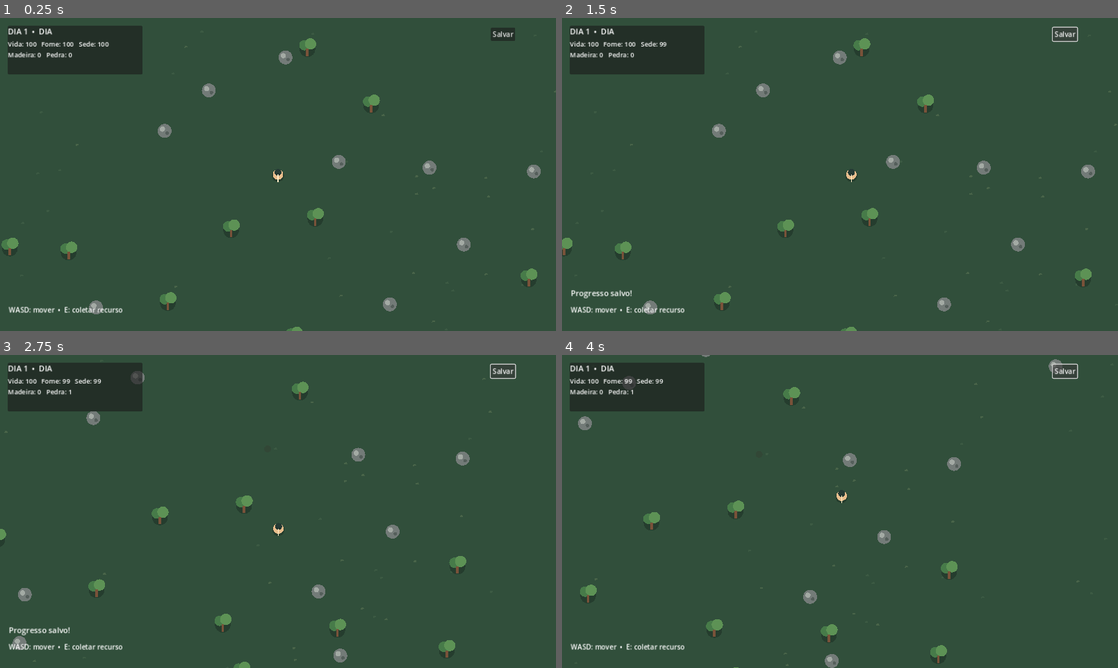
Above: before the commit, frames 1-4 (two rows, left to right).
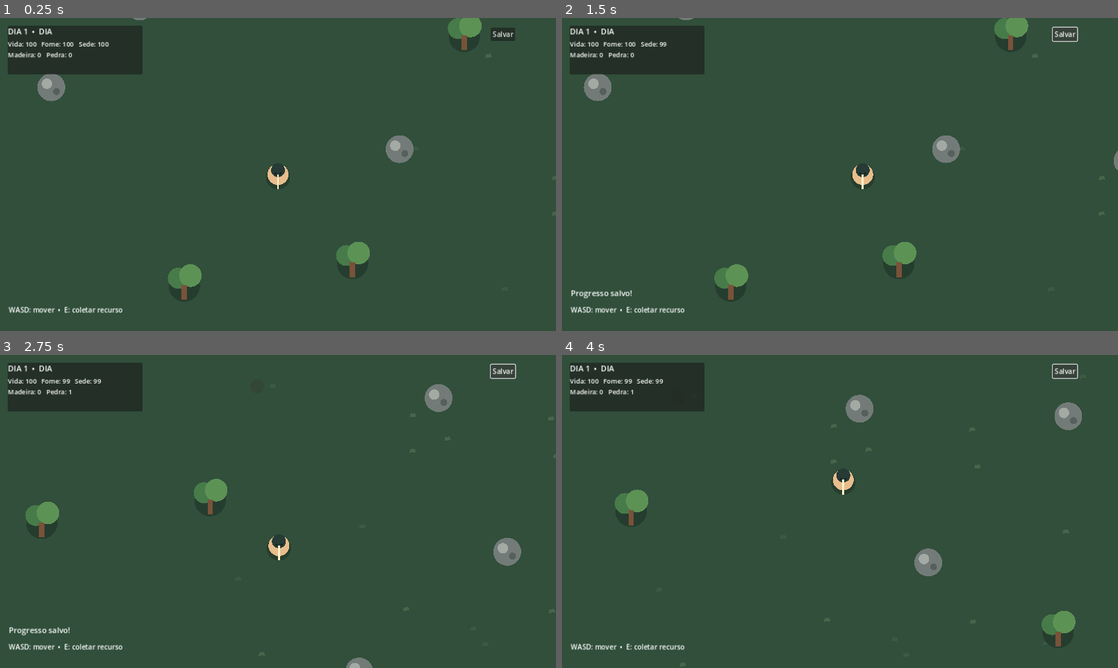
Above: after the commit, the same moments.

Repository: vanessaarcelino13-blip/Jogo-sobreviv-ncia-
Game: Godot game, scene res://scenes/main.tscn
Same seed, same stepped clock (60 frames per second), same inputs: the game is played once before the commit and once after it.
Inputs:
- Up to frame 1 (0.25 s): no input
- Up to frame 2 (1.5 s): click "Salvar" at 0.5 s; tap Enter at 1.25 s; hold D (move_right) from 1.28 s (still down); hold E (interact) from 1.28 s (still down)
- Up to frame 3 (2.75 s): release D (move_right) at 2.03 s; release E (interact) at 2.03 s; hold S (move_down) from 2.03 s (still down); tap E (interact) at 2.1 s
- Up to frame 4 (4 s): release S (move_down) at 2.78 s; hold D (move_right) 2.78-3.53 s; hold E (interact) 2.78-3.53 s; hold W (move_up) from 3.53 s (still down); tap E (interact) at 3.6 s

The runs differ from the first frame. In frame 1, 3.6% of the frame differs, in the area x 0-98%, y 0-100%; in frame 2, 3.6%, in the area x 0-100%, y 0-100%; in frame 3, 3.4%; in frame 4, 3.5%.

Commit message:
Add smooth zoomed player camera with map limits

Diff:
--- a/scenes/player.tscn
+++ b/scenes/player.tscn
@@ -1,6 +1,7 @@
-[gd_scene load_steps=3 format=3]
+[gd_scene load_steps=4 format=3]
 
 [ext_resource type="Script" path="res://scripts/player.gd" id="1"]
+[ext_resource type="Script" path="res://scripts/camera_controller.gd" id="2"]
 
 [sub_resource type="CircleShape2D" id="CircleShape2D_player"]
 radius = 13.0
@@ -12,3 +13,13 @@
 
 [node name="CollisionShape2D" type="CollisionShape2D" parent="."]
 shape = SubResource("CircleShape2D_player")
+
+[node name="Camera2D" type="Camera2D" parent="."]
+position_smoothing_enabled = true
+position_smoothing_speed = 5.0
+zoom = Vector2(2, 2)
+limit_left = -1800
+limit_top = -1200
+limit_right = 1800
+limit_bottom = 1200
+script = ExtResource("2")
